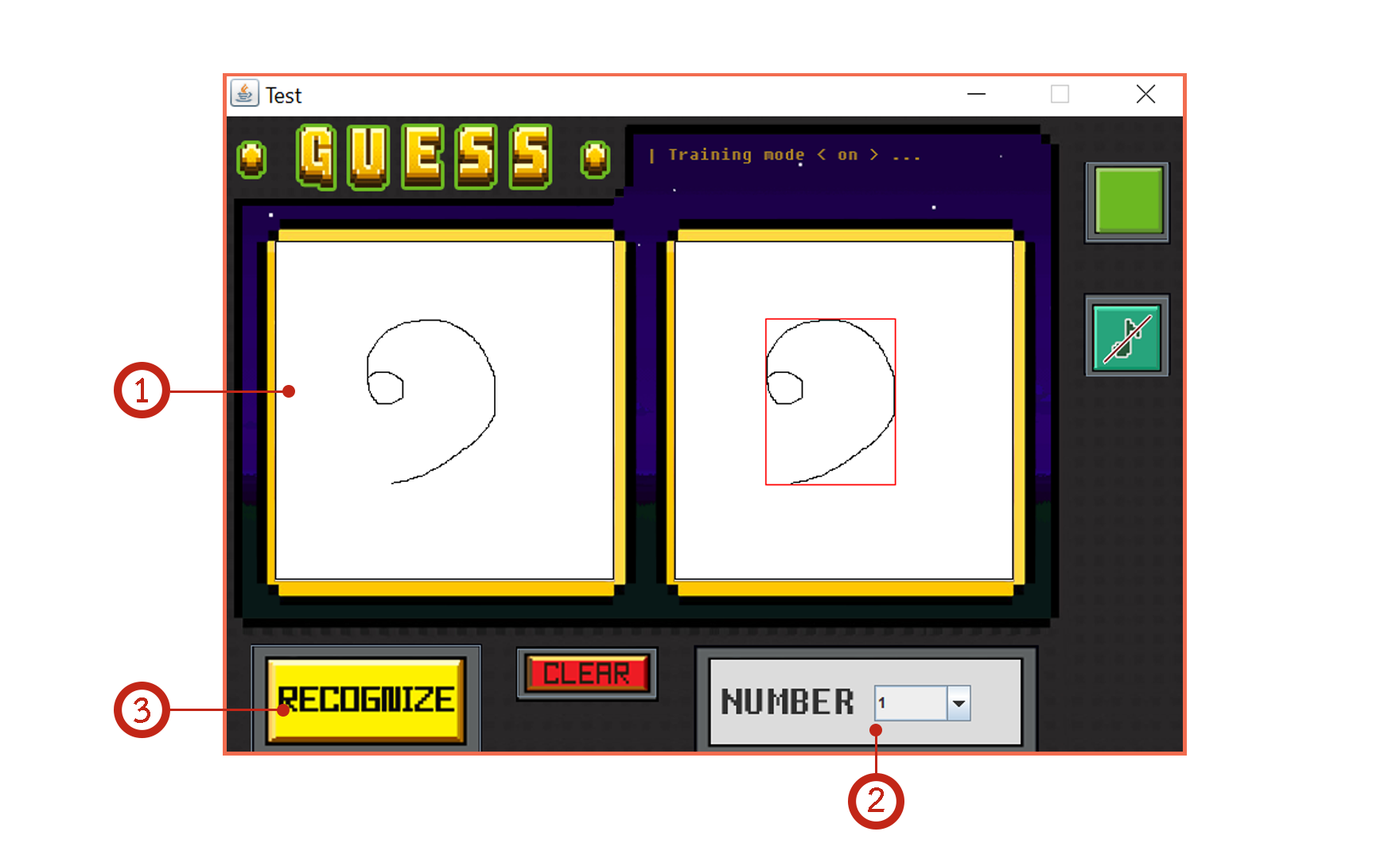
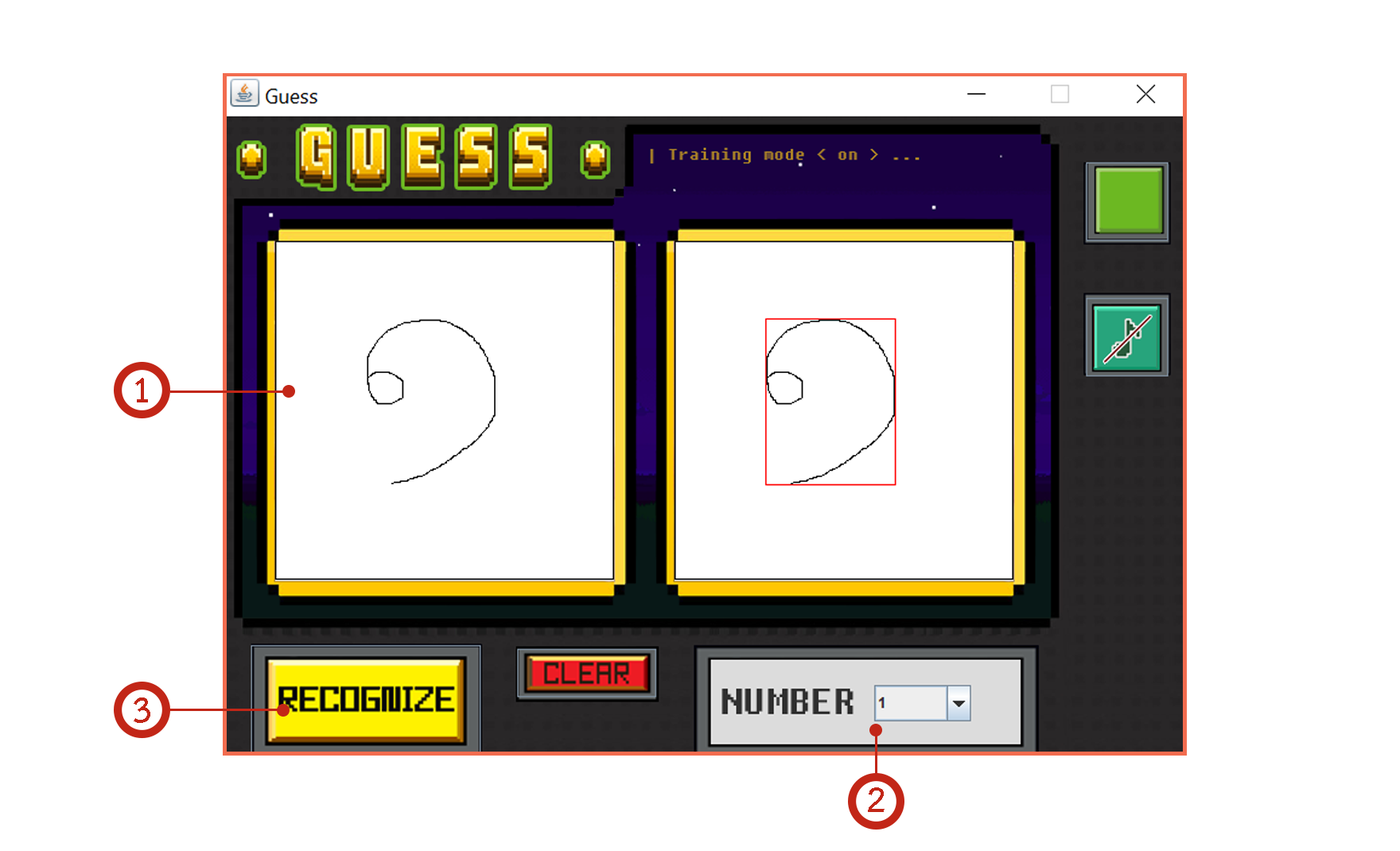
Comparing the layer stacks of the two 1400×851 images. Changes:
added layer "Layer 4" above "3" over [264,86,319,105]
